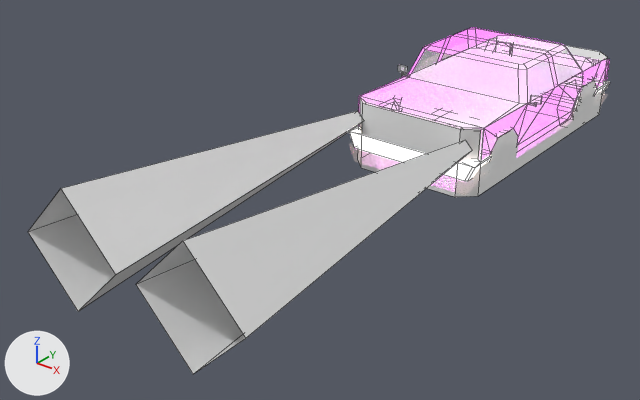
An edit to the FBX model Assets/FBX/Environment/NPCs/sedan1.fbx, drawn before and after from the same camera.
Before and after are seen from a 50 mm camera at (11.1, -21.5, 9.43) aimed at (-1.11, -6.23, -0.03). The axes (+X, +Y, +Z) are drawn at lower left. The lights are the same throughout. Mesh edges are drawn as thin lines. Where no turn or scale is listed for an object, it has been applied to the vertices.

Script lines for the objects in view, before the commit:
```python
mat_retroatlasgodray = principled_material('RetroAtlasGodRay')
mat_retroatlasgodray.base_color = (0.8, 0.8, 0.8)  # white #e7e7e7
mat_retroatlasgodray.roughness = 0.0
me_cube = bpy.data.meshes.new('Cube')
me_cube.from_pydata(...)  # 358 vertices, 310 faces; spans x -2.9..2.9, y -13.1..4.1, z 0.0..2.7
# faces by material slot: [302, 8]
me_cube.materials.append(mat_retroatlasuniversal)
me_cube.materials.append(mat_retroatlasgodray)  # white #e7e7e7
# before: 342 (0.3, -13.1, 1.3) at pixel (135, 284), 343 (1.6, -13.1, 2.7) at pixel (182, 240), 346 (1.6, -13.1, 0.0) at pixel (193, 374), 347 (2.9, -13.1, 1.3) at pixel (245, 338), 350 (-0.3, -13.1, 1.3) at pixel (115, 274)
# before: 351 (-1.6, -13.1, 2.7) at pixel (60, 188), 354 (-1.6, -13.1, 0.0) at pixel (78, 311), 355 (-2.9, -13.1, 1.3) at pixel (27, 231)
me_cube_027 = bpy.data.meshes.new('Cube.027')
me_cube_027.from_pydata(...)  # 16 vertices, 10 faces; spans x -1.83..1.83, y -4.09..4.1, z 0.0..1.79
ob_sedan1 = bpy.data.objects.new('sedan1', me_cube)
ob_sedan1.location = (0.0, 0.0, 0.0)
ob_sedan1_cldr = bpy.data.objects.new('sedan1_cldr', me_cube_027)
ob_sedan1_cldr.location = (0.0, 0.0, 0.0)
```
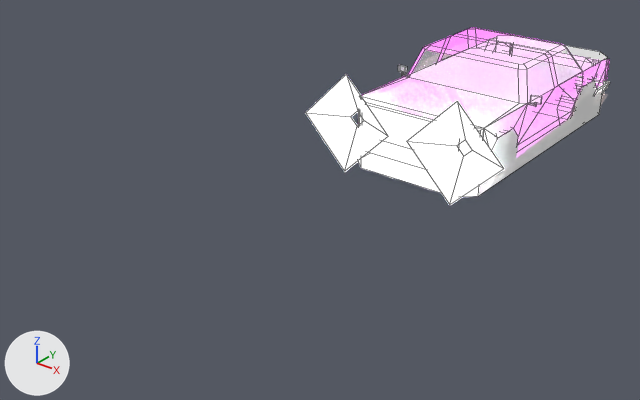
Changed parts and their boxes [x1, y1, x2, y2] in the pictures (640 x 400 px; the box of a moved part takes in the faces that stretch with it):
'sedan1', reshaped
    before: [28, 76, 610, 374]
    after: [306, 75, 610, 204]
part 1 of me_cube, moved or reshaped
    before: [28, 111, 472, 374]
    after: [306, 75, 504, 204]

The change, as a diff of the scene's bpy script:
```diff
--- a/Assets/FBX/Environment/NPCs/sedan1.fbx.py
+++ b/Assets/FBX/Environment/NPCs/sedan1.fbx.py
@@ mat_retroatlasgodray @@
 mat_retroatlasgodray.roughness = 0.0
+mat_retroatlasgodray.emission_strength = 50.0
@@ me_cube @@
 me_cube.from_pydata(...)  # 358 vertices, 310 faces; spans x -2.9..2.9, y -13.1..4.1, z 0.0..2.7
 # used by ob_sedan1; location = (0.0, 0.0, 0.0)
+# me_cube part 1
+for i in [342, 343, 346, 347, 350, 351, 354, 355]: me_cube.vertices[i].co += Vector((0.0, 8.5, 0.0))
 me_cube.materials.append(mat_retroatlasuniversal)
```
